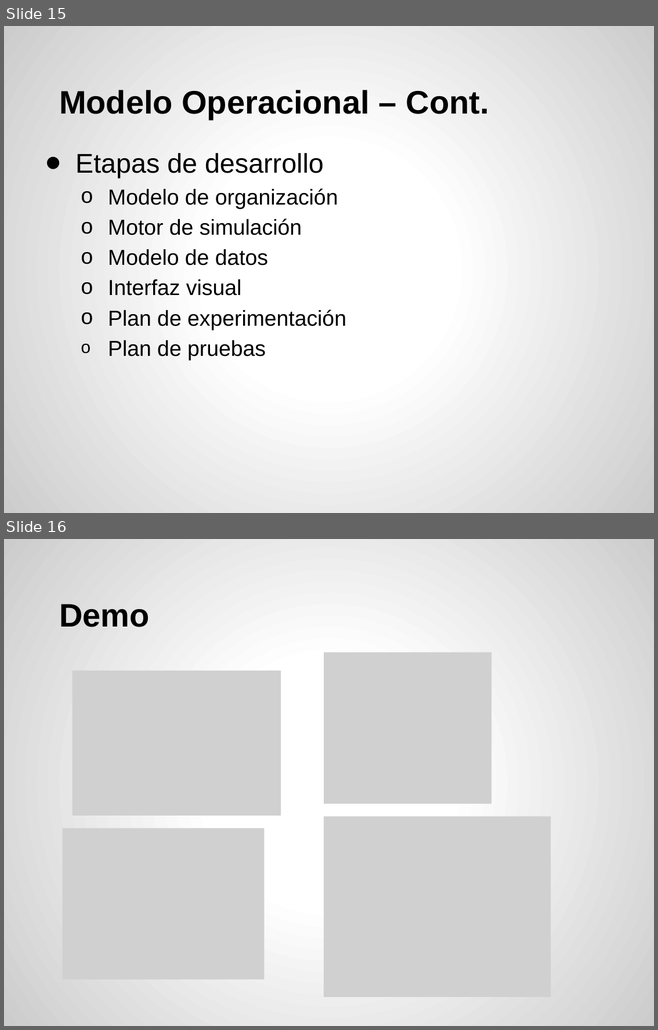
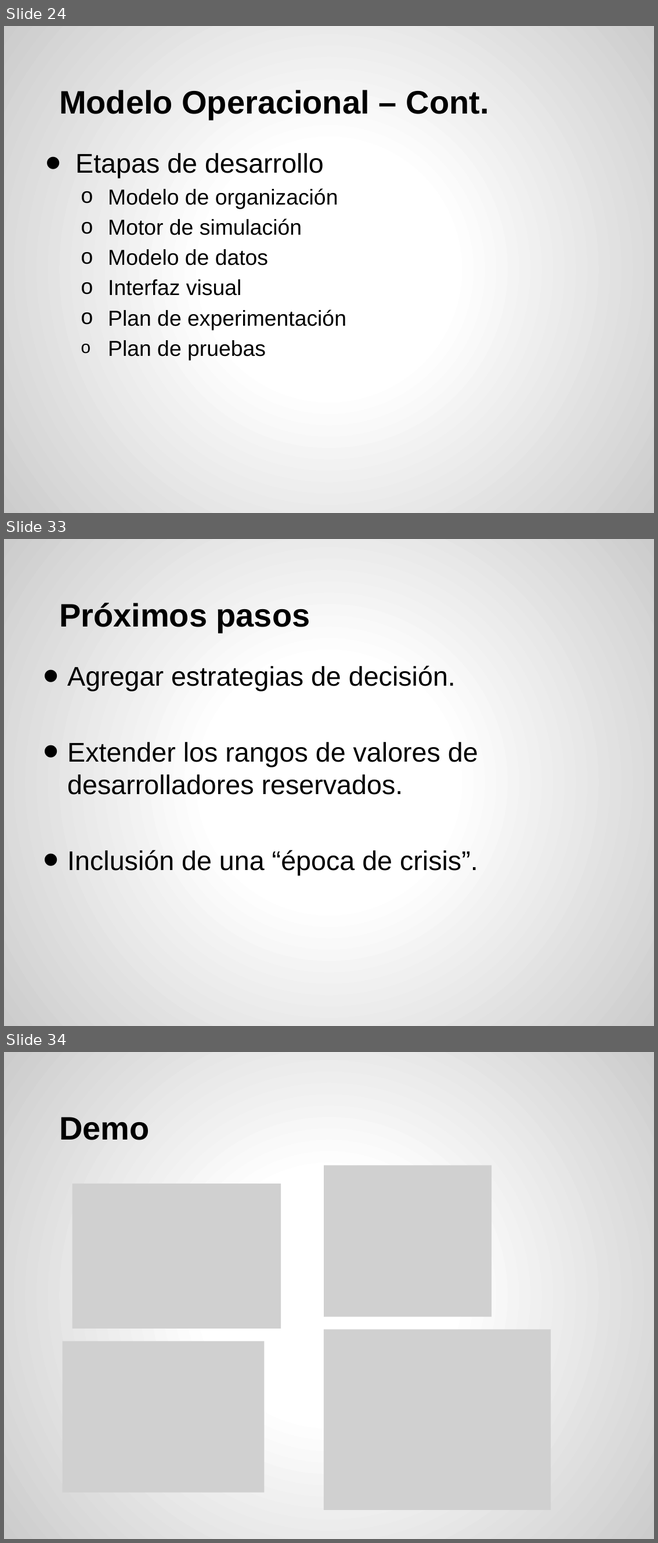
Before and after one commit to acrespo/Simulaciones, a slide deck: presentacion.pptx. Shown one above the other, each under a label of ours: slides 15 and 16 before the commit, slides 24, 33 and 34 after it; the slides between them are not shown. The pictures are 658x1030 and 658x1543 pixels, drawn with LibreOffice and Linux fonts; fonts in the diff are those of the drawing; grey boxes stand for pictures. Boxes give left, top, right and bottom in pixels: in the first picture for what was removed or moved away, otherwise in the second. Text is boxed around its words. In the diff, an @@ line names an element or a change of style, - is before the commit and + after.

```diff
--- a/presentacion.pptx
+++ b/presentacion.pptx
@@ slide 33 added at bbox=[4, 539, 654, 1026], background gradient #FFFFFF to #CCCCCC @@
@@ title added at bbox=[59, 603, 310, 632], 36 pt, text #000000, bold @@
+Próximos pasos
@@ text added at bbox=[67, 665, 478, 875], 30 pt, text #000000 @@
+• Agregar estrategias de decisión.
+• Extender los rangos de valores de desarrolladores reservados.
+• Inclusión de una “época de crisis”.
@@ what was slide 15 is now slide 24 @@
@@ what was slide 16 is now slide 34 @@
```
Also in this commit, not shown: 1 slide changed, 17 other slides added.
